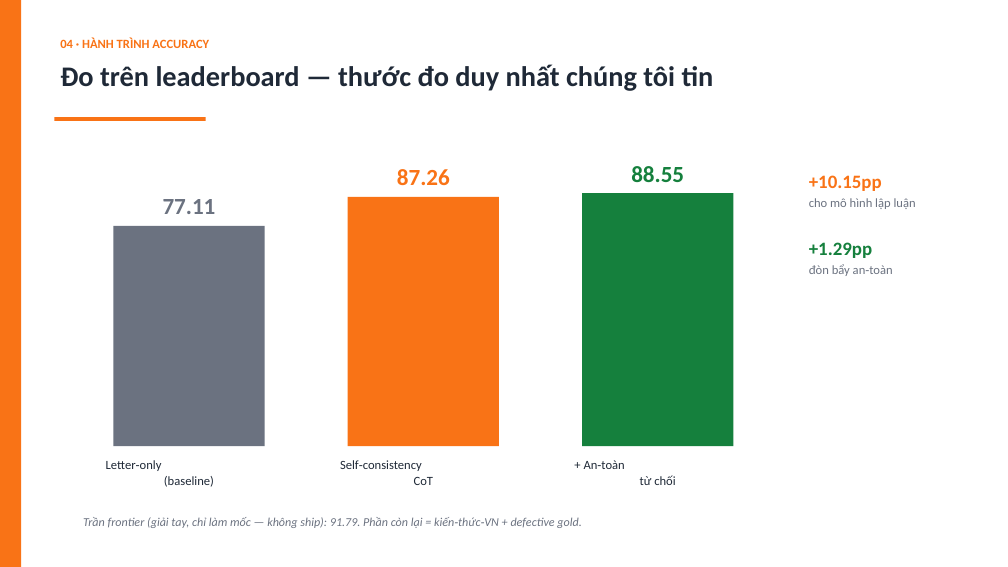
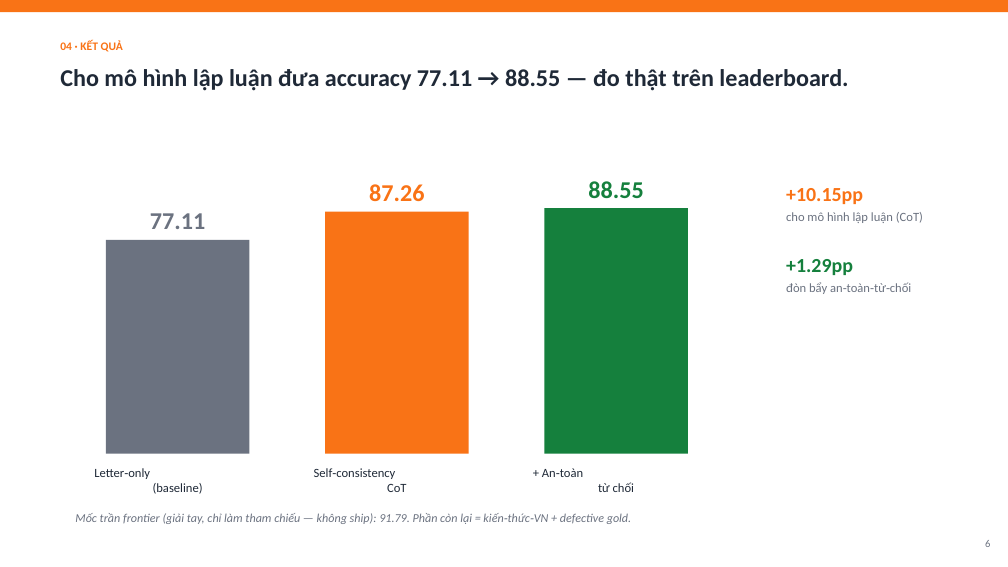
Before and after one commit to meiiie/bang_c, a slide deck: slide 6 of docs/Neko-Core-Thuyet-minh-phuong-phap.pptx (slide 5 before the commit). Drawn at 1008x567 pixels with LibreOffice and Linux fonts; fonts in the diff are those of the drawing. Boxes give left, top, right and bottom in pixels: in the first picture for what was removed or moved away, otherwise in the second. Text is boxed around its words. In the diff, an @@ line names an element or a change of style, - is before the commit and + after.

```diff
--- a/docs/Neko-Core-Thuyet-minh-phuong-phap.pptx
+++ b/docs/Neko-Core-Thuyet-minh-phuong-phap.pptx
@@ rectangle removed at [0, 0, 21, 567] @@
@@ rectangle added at [0, 0, 1008, 12], fill #F97316 @@
@@ text at [60, 40, 123, 52]: text changed; size 12 to 11 pt @@
-04 · HÀNH TRÌNH ACCURACY
+04 · KẾT QUẢ
@@ text at [60, 69, 848, 91]: text changed; size 27 to 23 pt @@
-Đo trên leaderboard — thước đo duy nhất chúng tôi tin
+Cho mô hình lập luận đưa accuracy 77.11 → 88.55 — đo thật trên leaderboard.
@@ rectangle removed at [54, 117, 206, 121] @@
@@ text "87.26": place and size @@
-text "87.26" at [397, 169, 450, 185]
+text "87.26" at [369, 184, 424, 201]
@@ size 22 to 23 pt; more space between paragraphs in 3 elements at [150, 213, 205, 229], [369, 184, 424, 201], [588, 181, 643, 198] @@
@@ text "88.55": place and size @@
-text "88.55" at [631, 166, 684, 182]
+text "88.55" at [588, 181, 643, 198]
@@ text "+10.15pp": place and size @@
-text "+10.15pp" at [809, 175, 916, 276]
+text "+10.15pp" at [786, 188, 923, 294]
@@ text "77.11": place and size @@
-text "77.11" at [163, 199, 216, 214]
+text "77.11" at [150, 213, 205, 229]
@@ rectangle: place and size @@
-rectangle at [582, 193, 734, 446]
+rectangle at [544, 208, 688, 454]
@@ text at [786, 188, 863, 275]: size 18 to 19 pt in "+10.15pp", "+1.29pp"; more space between paragraphs @@
@@ rectangle: place and size @@
-rectangle at [348, 197, 499, 446]
+rectangle at [325, 212, 469, 454]
@@ text at [786, 212, 923, 223]: text changed @@
-cho mô hình lập luận
+cho mô hình lập luận (CoT)
@@ rectangle: place and size @@
-rectangle at [113, 226, 265, 446]
+rectangle at [106, 240, 250, 454]
@@ text at [786, 282, 911, 294]: text changed @@
-đòn bẩy an‑toàn
+đòn bẩy an‑toàn‑từ‑chối
@@ text "Letter‑only (baseline)": place and size @@
-text "Letter‑only (baseline)" at [106, 460, 214, 487]
+text "Letter‑only (baseline)" at [94, 468, 203, 494]
@@ text "Self‑consistency CoT": place and size @@
-text "Self‑consistency CoT" at [340, 460, 433, 485]
+text "Self‑consistency CoT" at [314, 468, 406, 492]
@@ more space between paragraphs in 3 elements at [94, 468, 203, 494], [314, 468, 406, 492], [542, 468, 634, 492] @@
@@ text "+ An‑toàn từ chối": place and size @@
-text "+ An‑toàn từ chối" at [584, 460, 675, 485]
+text "+ An‑toàn từ chối" at [542, 468, 634, 492]
@@ text at [75, 513, 631, 524]: text changed @@
-Trần frontier (giải tay, chỉ làm mốc — không ship): 91.79. Phần còn lại = kiến‑thức‑VN + defective gold.
+Mốc trần frontier (giải tay, chỉ làm tham chiếu — không ship): 91.79. Phần còn lại = kiến‑thức‑VN + defective gold.
@@ text added at [985, 540, 990, 547], 10 pt, text #6B7280 @@
+6
```
Also in this commit, not shown: 9 other slides changed, 3 slides added, 2 slides removed, 1 other file.
